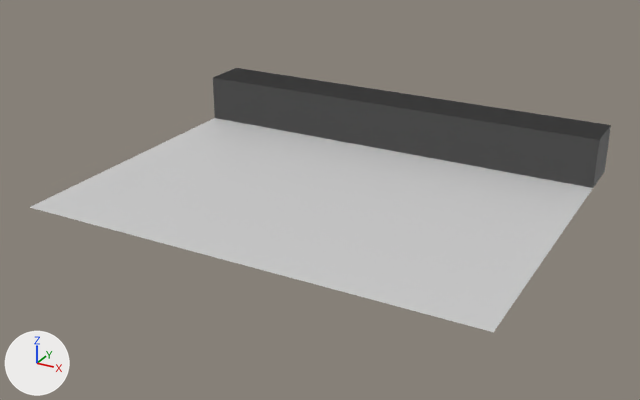
An edit to the glTF model resources/model/city.glb, drawn before and after from the same camera.
Rendered twice from a 50 mm camera at (1.51, -3.03, 1.36) aimed at (-0.01, -0.27, -0.02). The lights are fixed; the arrows at lower left show +X, +Y and +Z. Where no turn or scale is listed for an object, it has been applied to the vertices. Vertices at the same position are counted once.

The first picture shows 'obj1', 'obj10', 'obj11', 'obj2', 'obj3', 'obj4', 'obj5', 'obj6', 'obj7', 'obj8', 'obj9'.
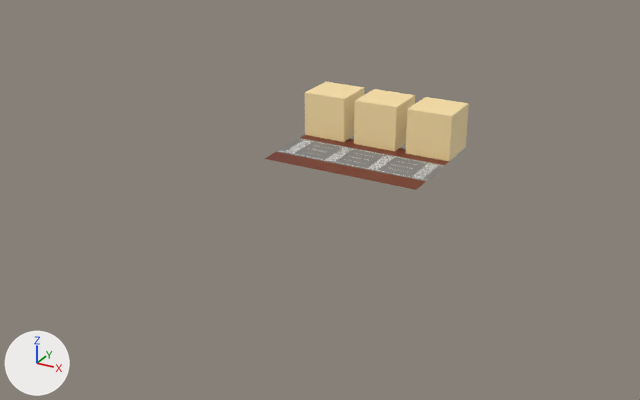
The newer file is also rescaled (x10.0), turned or shifted as a whole; pictures and numbers use the older file's frame.

What differs and where, as boxes (x1, y1, x2, y2) in the pictures (640 x 400 px):
'obj11', deleted: before (30, 157, 551, 332)
'obj10', deleted: before (213, 68, 611, 188)
'obj1', reshaped (51% narrower, 42% shorter): before (295, 91, 425, 202); after (406, 97, 469, 161)
'obj2', reshaped: before (341, 153, 449, 213); after (305, 82, 365, 142)
'obj5', deleted: before (495, 179, 593, 249)
'obj4', deleted: before (441, 170, 542, 236)
'obj3', deleted: before (390, 162, 494, 224)
'building', added (beige): after (354, 89, 415, 151)
'asphalt', added: after (277, 138, 444, 181)
'obj6', deleted: before (253, 138, 363, 192)
'obj7', deleted: before (211, 131, 324, 183)
'hodou', added (brown): after (265, 135, 449, 190)
'obj8', deleted: before (172, 125, 286, 174)
'obj9', deleted: before (135, 118, 250, 165)
part 2 of me_obj2, deleted: before (341, 153, 449, 213)
part 3 of me_obj2, added (beige): after (305, 82, 365, 142)

Diff of the bpy script that builds the scene:
```diff
--- a/resources/model/city.glb.py
+++ b/resources/model/city.glb.py
@@ me_obj1 @@
-me_obj1.from_pydata(...)  # 10 vertices, 14 faces; spans x -0.1..0.1, y -0.3..0.5, z 0.0..0.2
-me_obj1.materials.append(mat_mat1)  # light grey #cecece
+me_obj1.from_pydata(...)  # 8 vertices, 12 faces; spans x 0.1..0.3, y 0.3..0.5, z 0.0..0.2
+# me_obj1 part 1
+# 6 vertices are removed from x -0.1..0.1, y -0.3..0.5, z 0.0..0.2
+# 14 faces are deleted
+# 4 vertices are added at (0.3, 0.3, 0.2), (0.3, 0.3, 0.0), (0.3, 0.5, 0.2), (0.3, 0.5, 0.0)
+# 12 new faces join them
+me_obj1.materials.append(mat_building)  # beige #ffe5aa
@@ me_obj2 @@
-me_obj2.from_pydata(...)  # 10 vertices, 14 faces; spans x 0.1..0.3, y -0.3..0.5, z 0.0..0.2
-me_obj2.materials.append(mat_mat1)  # light grey #cecece
+me_obj2.from_pydata(...)  # 8 vertices, 12 faces; spans x -0.4..-0.2, y 0.3..0.5, z 0.0..0.2
+# me_obj2 part 2: the whole mesh is rebuilt
+# me_obj2 part 3
+# 8 vertices are added at x -0.4..-0.2, y 0.3..0.5, z 0.0..0.2
+# 12 new faces join them
+me_obj2.materials.append(mat_building)  # beige #ffe5aa
@@ ob_obj3 @@
-ob_obj3 = bpy.data.objects.new('obj3', me_obj3)
@@ ob_obj4 @@
-ob_obj4 = bpy.data.objects.new('obj4', me_obj4)
@@ ob_obj5 @@
-ob_obj5 = bpy.data.objects.new('obj5', me_obj5)
@@ ob_obj6 @@
-ob_obj6 = bpy.data.objects.new('obj6', me_obj6)
@@ ob_obj7 @@
-ob_obj7 = bpy.data.objects.new('obj7', me_obj7)
@@ ob_obj8 @@
-ob_obj8 = bpy.data.objects.new('obj8', me_obj8)
@@ ob_obj9 @@
-ob_obj9 = bpy.data.objects.new('obj9', me_obj9)
@@ ob_obj10 @@
-ob_obj10 = bpy.data.objects.new('obj10', me_obj10)
@@ ob_obj11 @@
-ob_obj11 = bpy.data.objects.new('obj11', me_obj11)
@@ ob_building @@
+ob_building = bpy.data.objects.new('building', me_building)  # a box spanning x -0.1..0.1, y 0.15..0.35, z 0.0..0.2; in mat_building (beige #ffe5aa)
+ob_building.location = (-0.05, 0.15, 0.0)
@@ ob_hodou @@
+ob_hodou = bpy.data.objects.new('hodou', me_hodou)  # 32 vertices, 28 faces; spans x -0.35..0.35, y -0.2..0.2, z 0.0; in mat_load (picture img_image_0)
+ob_hodou.location = (-0.05, 0.15, 0.0)
@@ ob_asphalt @@
+ob_asphalt = bpy.data.objects.new('asphalt', me_asphalt)  # 24 vertices, 28 faces; spans x -0.35..0.35, y -0.1..0.1, z 0.0; in mat_load (picture img_image_0)
+ob_asphalt.location = (-0.05, 0.15, 0.0)
```
